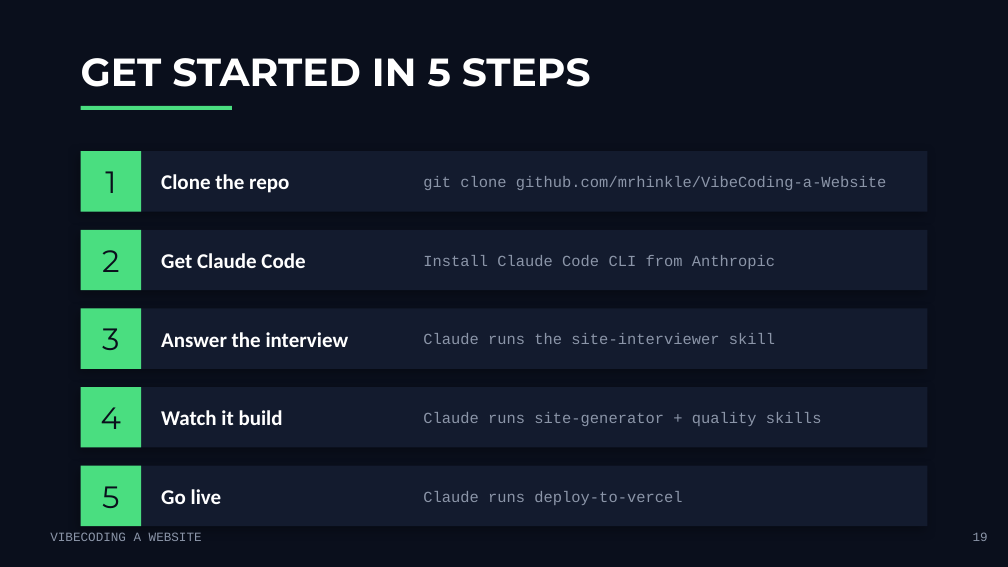
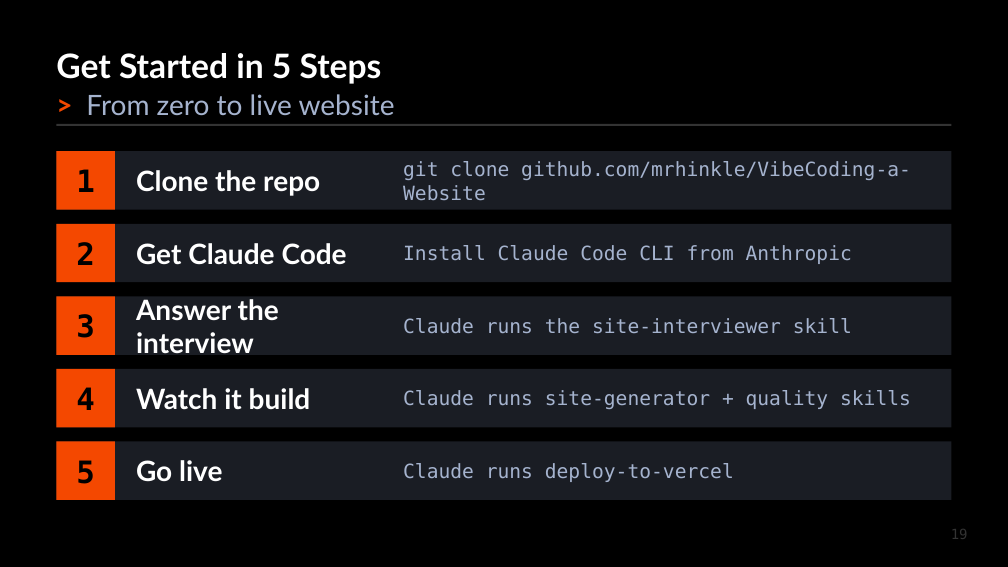
Before and after one commit to mrhinkle/VibeCoding-a-Website, a slide deck: slide 19 of course/VibeCoding-a-Website.pptx. Drawn at 1008x567 pixels with LibreOffice and Linux fonts; fonts in the diff are those of the drawing. Boxes give left, top, right and bottom in pixels: in the first picture for what was removed or moved away, otherwise in the second. Text is boxed around its words. In the diff, an @@ line names an element or a change of style, - is before the commit and + after.

```diff
--- a/course/VibeCoding-a-Website.pptx
+++ b/course/VibeCoding-a-Website.pptx
@@ background #0A0F1C to #000000 @@
@@ text at (56,53,382,84): text changed; size 28 to 24 pt; font Montserrat to Lato @@
-GET STARTED IN 5 STEPS
+Get Started in 5 Steps
@@ rectangle removed at (81,106,232,110) @@
@@ text added at (86,94,395,116), 20 pt, text #A5B3CE @@
+> From zero to live website
@@ rectangle added at (56,124,952,126), fill #333333 @@
@@ 2 texts, 1 rectangle: place and size @@
-2 texts, 1 rectangle at (81,151,289,212)
+2 texts, 1 rectangle at (56,151,320,210)
@@ rectangle: place and size @@
-rectangle at (81,151,927,212)
+rectangle at (56,151,952,210)
@@ text "git clone github.com/mrhinkle/VibeCoding-a-Website": place and size @@
-text "git clone github.com/mrhinkle/VibeCoding-a-Website" at (423,176,886,190)
+text "git clone github.com/mrhinkle/VibeCoding-a-Website" at (403,161,911,201)
@@ 2 texts, 1 rectangle: place and size @@
-2 texts, 1 rectangle at (81,230,305,290)
+2 texts, 1 rectangle at (56,224,347,282)
@@ rectangle: place and size @@
-rectangle at (81,230,927,290)
+rectangle at (56,224,952,282)
@@ text "Install Claude Code CLI from ...": place and size @@
-text "Install Claude Code CLI from ..." at (423,255,775,269)
+text "Install Claude Code CLI from ..." at (403,245,852,264)
@@ 2 texts, 1 rectangle: place and size @@
-2 texts, 1 rectangle at (81,308,349,369)
+2 texts, 1 rectangle at (56,296,279,355)
@@ rectangle: place and size @@
-rectangle at (81,308,927,369)
+rectangle at (56,296,952,355)
@@ text "Claude runs the site-interviewer skill": place and size @@
-text "Claude runs the site-interviewer skill" at (423,333,775,344)
+text "Claude runs the site-interviewer skill" at (403,318,852,334)
@@ 2 texts, 1 rectangle: place and size @@
-2 texts, 1 rectangle at (81,387,283,448)
+2 texts, 1 rectangle at (56,369,311,427)
@@ rectangle: place and size @@
-rectangle at (81,387,927,448)
+rectangle at (56,369,952,427)
@@ text "Claude runs site-generator + quality ...": place and size @@
-text "Claude runs site-generator + quality ..." at (423,412,822,426)
+text "Claude runs site-generator + quality ..." at (403,390,911,409)
@@ font Montserrat to DejaVu Sans Mono, text colour #0A0F1C to #000000, bold on in 5 elements at (76,169,95,192), (76,242,95,265), (76,314,95,338), (76,387,95,410), (76,460,95,484) @@
@@ 2 texts, 1 rectangle: place and size @@
-2 texts, 1 rectangle at (81,466,222,526)
+2 texts, 1 rectangle at (56,442,222,500)
@@ fill #131B2E to #1A1D24; shadow off in 5 elements at (56,151,952,210), (56,224,952,282), (56,296,952,355), (56,369,952,427), (56,442,952,500) @@
@@ fill #4ADE80 to #F44800 in 5 elements at (56,151,115,210), (56,224,115,282), (56,296,115,355), (56,369,115,427), (56,442,115,500) @@
@@ rectangle: place and size @@
-rectangle at (81,466,927,526)
+rectangle at (56,442,952,500)
@@ size 15 to 20 pt, font Calibri to Lato in 5 elements at (136,170,320,196), (136,243,347,265), (136,299,279,354), (136,388,311,410), (136,460,222,482) @@
@@ size 11 to 14 pt, font Courier New to DejaVu Sans Mono, text colour #8B95A8 to #A5B3CE in 5 elements at (403,161,911,201), (403,245,852,264), (403,318,852,334), (403,390,911,409), (403,463,734,482) @@
@@ text "Claude runs deploy-to-vercel": place and size @@
-text "Claude runs deploy-to-vercel" at (423,491,682,505)
+text "Claude runs deploy-to-vercel" at (403,463,734,482)
@@ text removed at (50,532,202,541) @@
-VIBECODING A WEBSITE
@@ text "19": place and size @@
-text "19" at (973,532,988,541)
+text "19" at (951,529,968,539)
@@ text "19" at (951,529,968,539): size 9 to 10 pt, font Courier New to DejaVu Sans Mono, text colour #8B95A8 to #333333 @@
```
Also in this commit, not shown: 19 other slides changed.
